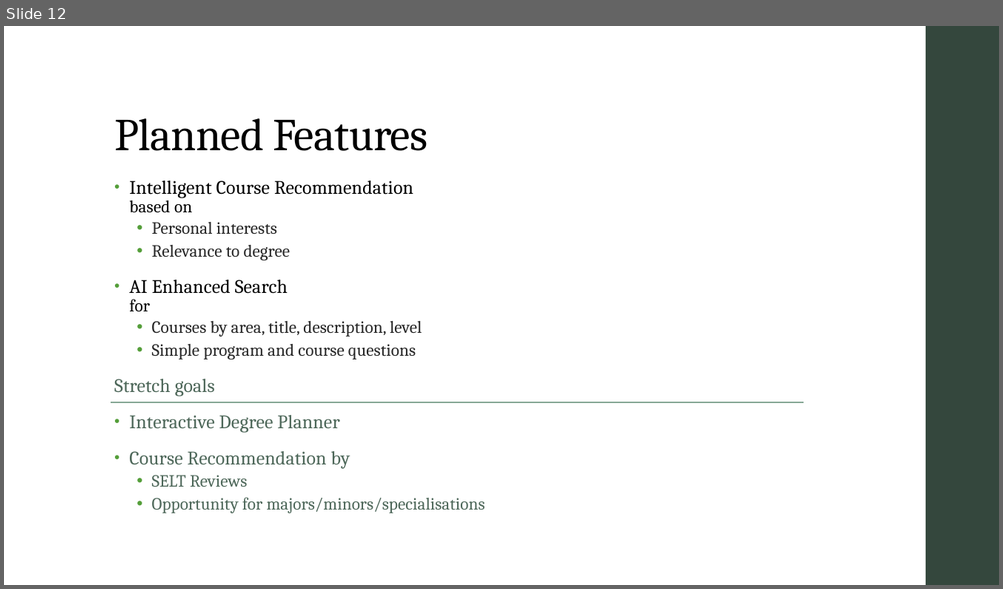
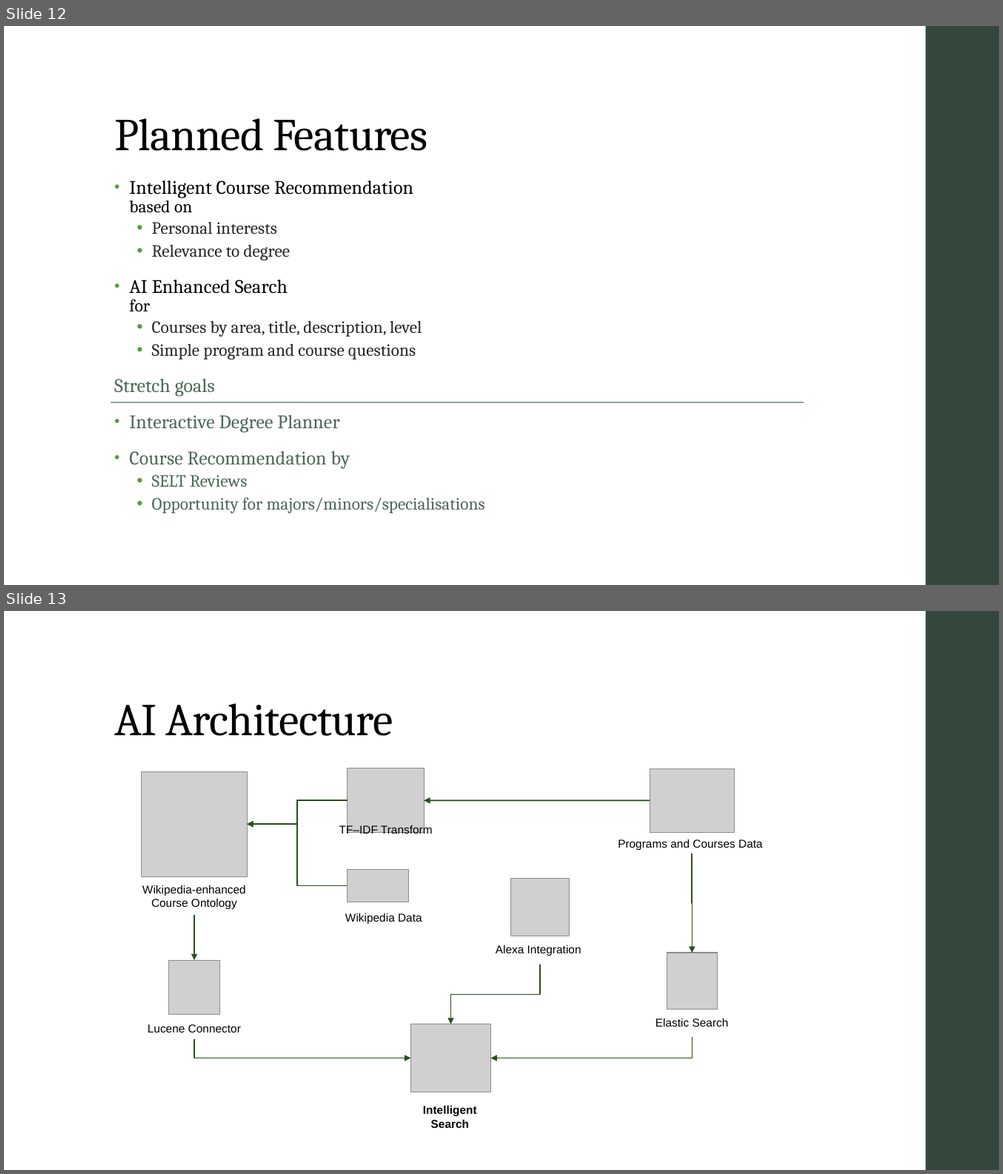
Before and after one commit to AICourseSelection/courseai, a slide deck: Documentation/Audit_2/Powerpoint/Audit_Presentation.pptx. Shown one above the other, each under a label of ours: slide 12 before the commit, slides 12 and 13 after it. The pictures are 1003x589 and 1003x1174 pixels, drawn with LibreOffice and Linux fonts; fonts in the diff are those of the drawing; grey boxes stand for pictures. Boxes give left, top, right and bottom in pixels: in the first picture for what was removed or moved away, otherwise in the second. Text is boxed around its words. In the diff, an @@ line names an element or a change of style, - is before the commit and + after.

Commit message:
Audit 2 Presentation: AI Architecture
AI Architecture diagram
More timeline formatting

```diff
--- a/Documentation/Audit_2/Powerpoint/Audit_Presentation.pptx
+++ b/Documentation/Audit_2/Powerpoint/Audit_Presentation.pptx
@@ slide 13 added at box(4, 611, 999, 1170), background #FFFFFF; not listed: 1 template element that a slide beside it also shows @@
@@ title added at box(114, 703, 393, 736), 44 pt, text #000000 @@
+AI Architecture
@@ group added at box(142, 769, 762, 1128): 8 pictures, 8 texts, 7 elbow arrows, 1 arrow @@
+Wikipedia Data
+Wikipedia-enhanced Course Ontology
+Programs and Courses Data
+Lucene Connector
+Alexa Integration
+Intelligent Search
+TF–IDF Transform
+Elastic Search
```
Also in this commit, not shown: 2 slides changed, 2 slides removed.
